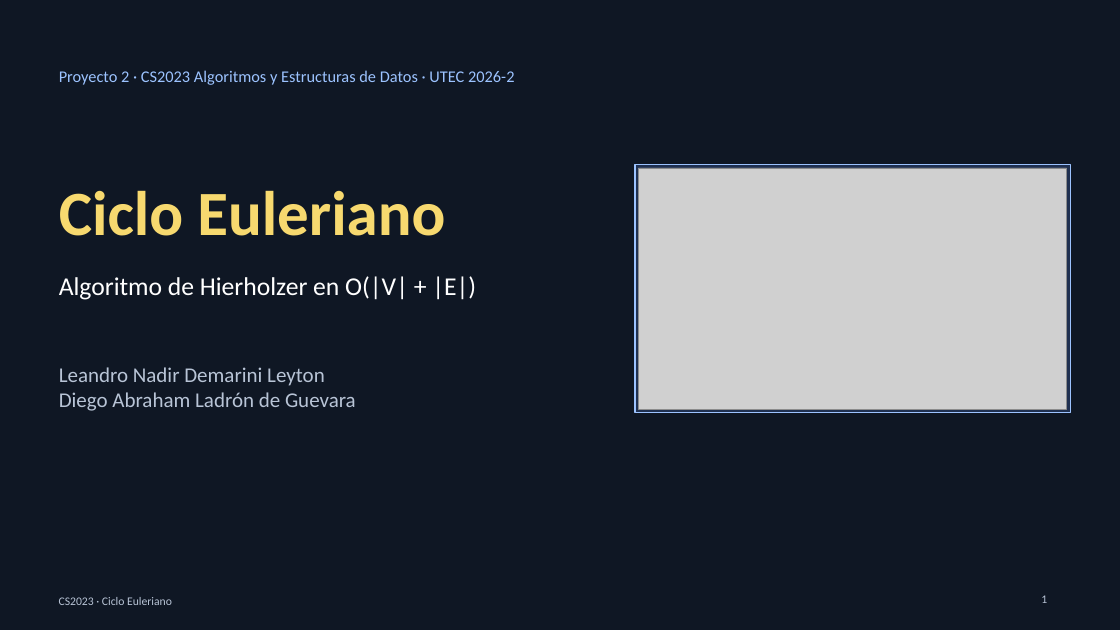
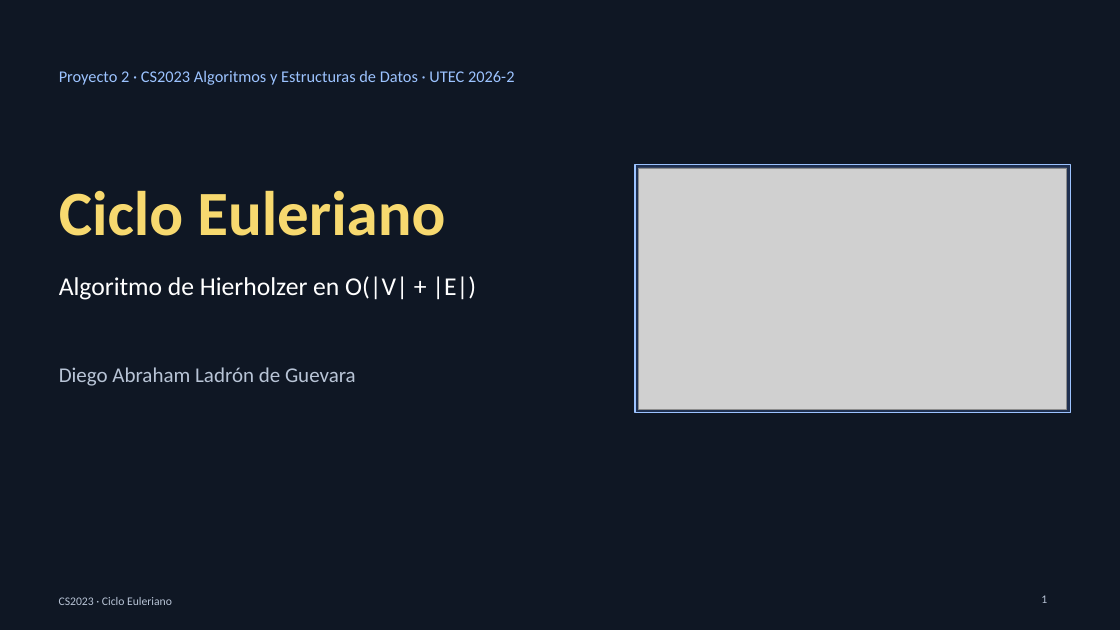
Before and after one commit to DiegoLadrondeGuevara/Proyecto2-AED, a slide deck: slide 1 of presentacion/Ciclo_Euleriano.pptx. Drawn at 1120x630 pixels with LibreOffice and Linux fonts; fonts in the diff are those of the drawing; grey boxes stand for pictures. Boxes give left, top, right and bottom in pixels: in the first picture for what was removed or moved away, otherwise in the second. Text is boxed around its words. In the diff, an @@ line names an element or a change of style, - is before the commit and + after.

Commit message:
Integrante unico (Diego Ladron de Guevara): escenas, informe y PPT regenerados

```diff
--- a/presentacion/Ciclo_Euleriano.pptx
+++ b/presentacion/Ciclo_Euleriano.pptx
@@ text at <box>59,367,325,386</box>: paragraph removed @@
-Leandro Nadir Demarini Leyton
```
Also in this commit, not shown: 9 other files.
